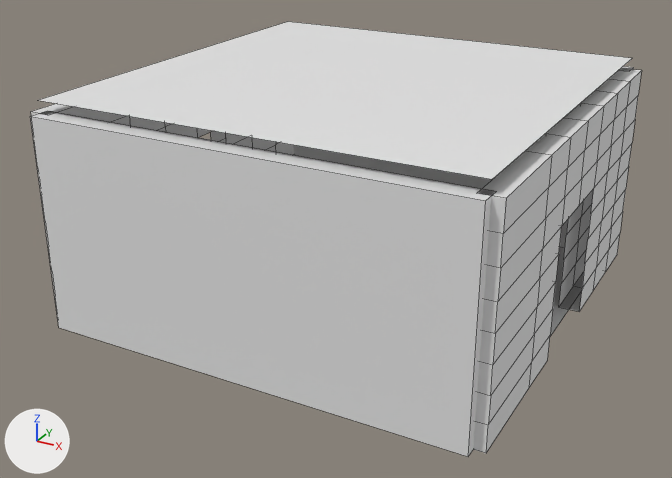
The Blender file The Interior/Assets/Blender/R2A.blend: old version first, new version second.
Both versions are drawn from a camera (50 mm lens) standing at (19.3, -37.3, 20.9) and looking at (-0.5, -1.4, 3.0). Every picture has the same lights, and +X, +Y and +Z are marked at lower left. Mesh edges are drawn as thin lines.

The scene before the commit, as lines of its bpy script (objects in view):
```python
me_cube_001 = bpy.data.meshes.new('Cube.001')
me_cube_001.from_pydata(...)  # a box spanning x -1.0..1.0, y -1.0..1.0, z -1.0..1.0
me_cube_002 = bpy.data.meshes.new('Cube.002')
me_cube_002.from_pydata(...)  # a box spanning x -1.0..1.0, y -1.0..1.0, z -1.0..1.0
me_cube_003 = bpy.data.meshes.new('Cube.003')
me_cube_003.from_pydata(...)  # 134 vertices, 125 faces; spans x -1.0..1.0, y -1.0..1.0, z -1.0..1.0
me_cube_005 = bpy.data.meshes.new('Cube.005')
me_cube_005.from_pydata(...)  # 134 vertices, 125 faces; spans x -1.0..1.0, y -1.0..1.0, z -1.0..1.0
me_plane_001 = bpy.data.meshes.new('Plane.001')
me_plane_001.from_pydata([(-1.0, -1.0, 0.0), (1.0, -1.0, 0.0), (-1.0, 1.0, 0.0), (1.0, 1.0, 0.0)], [], [(0, 1, 3, 2)])
ob_floor_001 = bpy.data.objects.new('Floor.001', me_plane_001)
ob_floor_001.location = (0.0, 0.0, 10.57)
ob_floor_001.scale = (10.0, 10.0, 1.0)
ob_wall = bpy.data.objects.new('Wall', me_cube_001)
ob_wall.location = (0.0, 10.0, 5.0)
ob_wall.scale = (10.0, 0.5, 5.0)
ob_wall_001 = bpy.data.objects.new('Wall.001', me_cube_002)
ob_wall_001.location = (0.0, -10.0, 5.0)
ob_wall_001.scale = (10.0, 0.5, 5.0)
ob_wall_002 = bpy.data.objects.new('Wall.002', me_cube_005)
ob_wall_002.location = (10.0, 0.0, 5.0)
ob_wall_002.rotation_euler = (0.0, 0.0, 1.571)  # degrees (0, 0, 90)
ob_wall_002.scale = (10.0, 0.5, 5.0)
ob_wall_003 = bpy.data.objects.new('Wall.003', me_cube_003)
ob_wall_003.location = (-10.0, 0.0, 5.0)
ob_wall_003.rotation_euler = (0.0, 0.0, 1.571)  # degrees (0, 0, 90)
ob_wall_003.scale = (10.0, 0.5, 5.0)
```
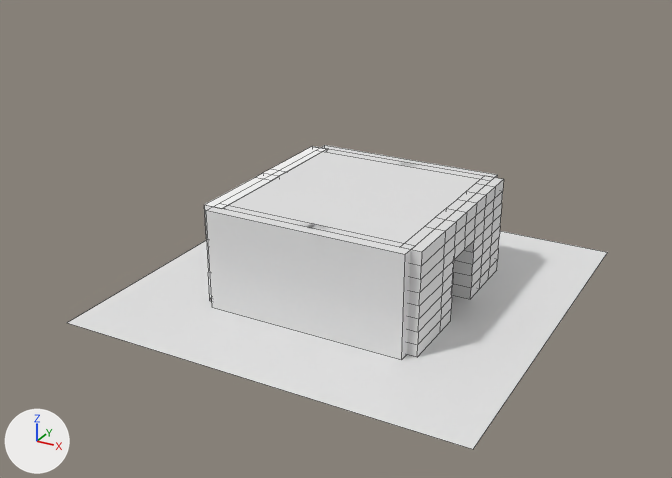
Where the newer file only moved an object's origin or applied its transform, the numbers keep the older frame.

Changed parts and their boxes [x1, y1, x2, y2] in the pictures (672 x 478 px):
'Wall.001', moved, rescaled (55% narrower, 55% shorter): before [30, 112, 491, 457]; after [206, 205, 411, 360]
'Floor.001', moved, rescaled (55% narrower, 37% shorter): before [39, 22, 632, 179]; after [229, 152, 494, 250]
'Wall.002', deleted: before [473, 68, 642, 453]
'Wall.003', reshaped: before [31, 104, 293, 154]; after [407, 178, 504, 357]
'Wall', moved, rescaled: before [293, 66, 634, 247]; after [321, 145, 498, 178]
'Cube.001', added: after [204, 146, 327, 301]
    faces in mat_material_001: [204, 146, 327, 299]
part 1 of me_cube_003, deleted: before [31, 104, 293, 154]
part 2 of me_cube_003, added: after [407, 178, 504, 357]
'Floor', unchanged, uncovered by the edit: before [550, 246, 584, 336]; after [67, 231, 608, 449]

Edits to the bpy script that builds the scene:
```text
Add mat_material_001:
    mat_material_001 = bpy.data.materials.new('Material.001')
    mat_material_001.use_nodes = True; mat_material_001.node_tree.nodes.clear()
    _N = mat_material_001.node_tree.nodes; _L = mat_material_001.node_tree.links
    n0 = _N.new('ShaderNodeBsdfPrincipled'); n0.name = 'Principled BSDF'
    n0.inputs[0].default_value = (1.0, 1.0, 1.0, 1.0)  # 'Base Color', white #ffffff
    n1 = _N.new('ShaderNodeOutputMaterial'); n1.name = 'Material Output'
    n2 = _N.new('ShaderNodeTexNoise'); n2.name = 'Noise Texture'
    _L.new(n0.outputs[0], n1.inputs[0])  # 'BSDF' to 'Surface'
    _L.new(n2.outputs[0], n0.inputs[2])  # 'Factor' to 'Roughness'
Add mat_material_003:
    mat_material_003 = principled_material('Material.003')
    mat_material_003.base_color = (0.0724, 0.0724, 0.0724)  # dark grey #4c4c4c
Change me_cube_003:
    used by ob_wall_003; location = (-10.0, 0.0, 5.0); rotation_euler = (0.0, 0.0, 1.571), in degrees (0, 0, 90); scale = (10.0, 0.5, 5.0)
    remove me_cube_003.from_pydata(...)  # 134 vertices, 125 faces; spans x -1.0..1.0, y -1.0..1.0, z -1.0..1.0
    add me_cube_003.from_pydata(...)  # 134 vertices, 132 faces; spans x -0.5..0.5, y -31.0..-29.0, z -1.0..0.0
    me_cube_003 part 1: the whole mesh is rebuilt
    me_cube_003 part 2
    54 vertices are added at x -0.25..0.38, y -31.0..-29.0, z -1.0..0.0
    54 new vertices lie (0.12, 0.0, 0.0) away from vertices in x -0.25..0.38, y -31.0..-29.0, z -1.0..0.0
    18 new vertices lie (-0.25, 0.0, 0.0) away from vertices in x -0.25, y -31.0..-29.0, z -1.0..0.0
    8 new vertices lie (0.13, 0.0, 0.0) away from vertices in x -0.13, y -31.0..-29.0, z -0.38..0.0
    132 new faces join them
Add me_cube_006:
    me_cube_006.from_pydata(...)  # 126 vertices, 113 faces; spans x -1.0..1.08, y -5.01..5.01, z -1.0..1.51
    # faces by material slot: [93, 20]
    me_cube_006.materials.append(mat_material_001)
    me_cube_006.materials.append(mat_material_003)  # dark grey #4c4c4c
Change ob_wall:
    ob_wall.location: (0.0, 10.0, 5.0) -> (0.0, 5.0, 2.5)
    ob_wall.scale: (10.0, 0.5, 5.0) -> (5.0, 0.5, 2.5)
Change ob_wall_001:
    ob_wall_001.location: (0.0, -10.0, 5.0) -> (0.0, -5.0, 2.5)
    ob_wall_001.scale: (10.0, 0.5, 5.0) -> (5.0, 0.5, 2.5)
Remove ob_wall_002:
    ob_wall_002 = bpy.data.objects.new('Wall.002', me_cube_005)
    ob_wall_002.location = (10.0, 0.0, 5.0)
    ob_wall_002.rotation_euler = (0.0, 0.0, 1.571)  # degrees (0, 0, 90)
    ob_wall_002.scale = (10.0, 0.5, 5.0)
Change ob_floor_001:
    ob_floor_001.location: (0.0, 0.0, 10.57) -> (0.0, 0.0, 5.0)
    ob_floor_001.scale: (10.0, 10.0, 1.0) -> (5.0, 5.0, 1.0)
Add ob_cube_001:
    ob_cube_001 = bpy.data.objects.new('Cube.001', me_cube_006)
    ob_cube_001.location = (-5.0, 0.0, 2.0)
    ob_cube_001.scale = (0.5, 1.0, 2.0)
```
